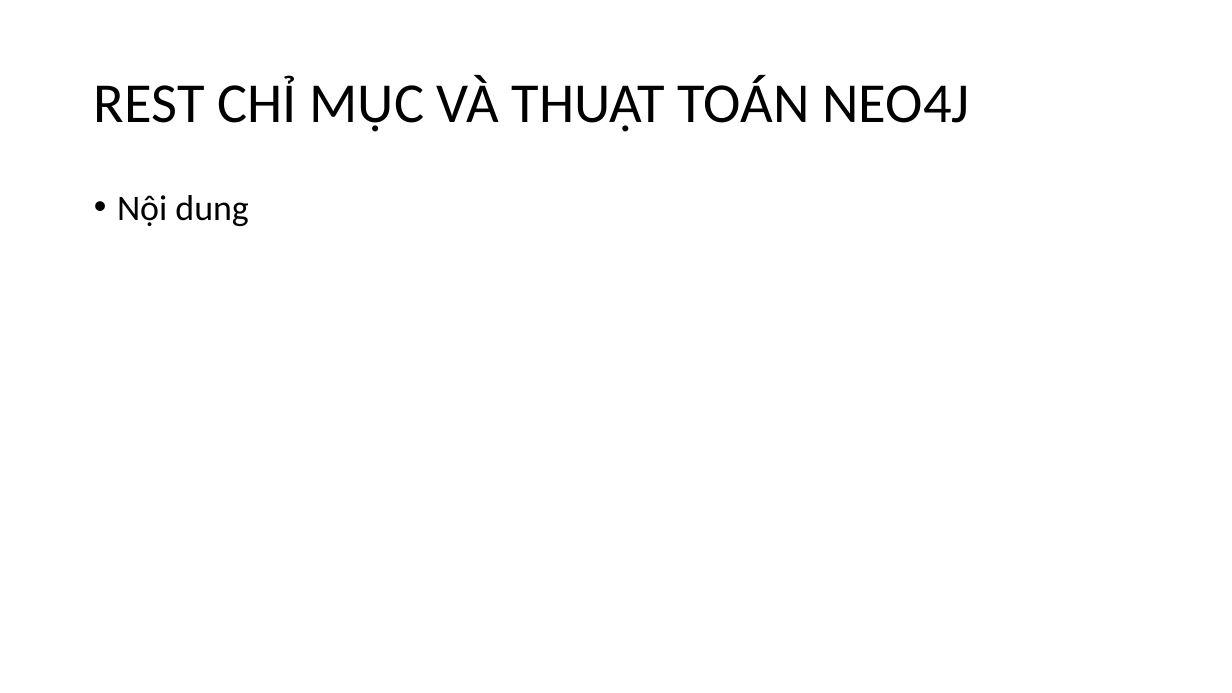
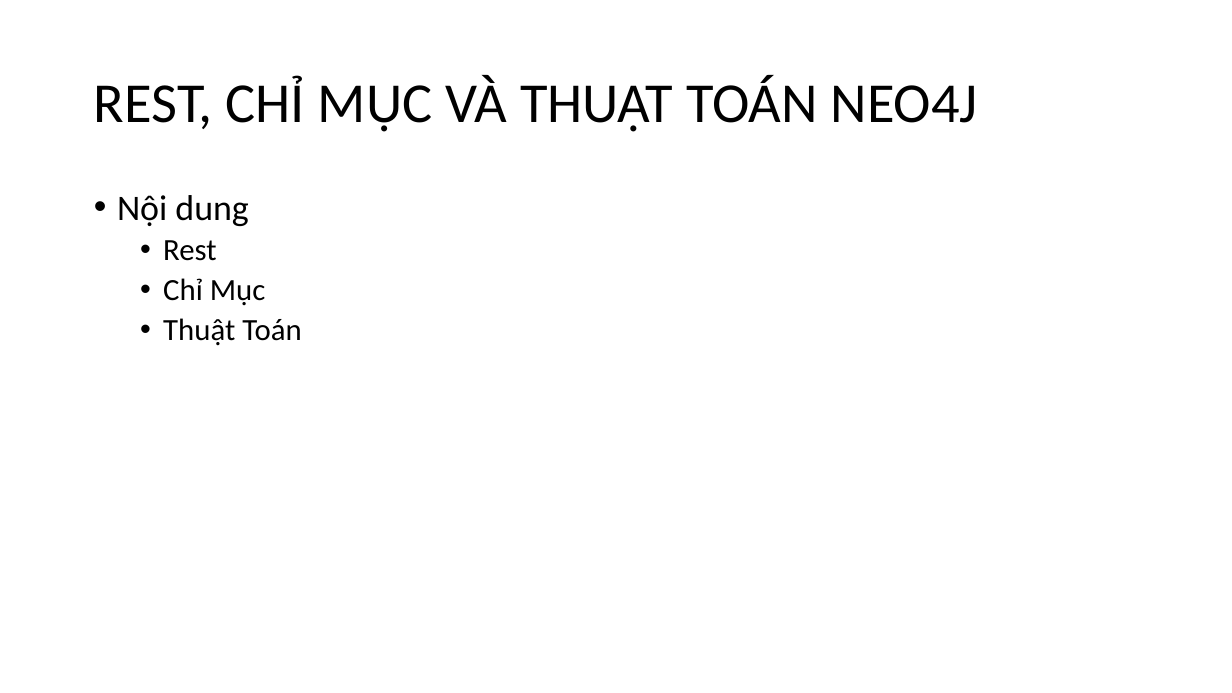
Before and after one commit to NguyenDucHoangLong/Group_4_HTTTHD, a slide deck: slide 11 of Document/Seminar/Slide_Nhóm 4.pptx. Drawn at 1232x693 pixels with LibreOffice and Linux fonts; fonts in the diff are those of the drawing. Boxes give left, top, right and bottom in pixels: in the first picture for what was removed or moved away, otherwise in the second. Text is boxed around its words. In the diff, an @@ line names an element or a change of style, - is before the commit and + after.

```diff
--- a/Document/Seminar/Slide_Nhóm 4.pptx
+++ b/Document/Seminar/Slide_Nhóm 4.pptx
@@ title at [94, 75, 978, 132]: text changed @@
-REST CHỈ MỤC VÀ THUẬT TOÁN NEO4J
+REST, CHỈ MỤC VÀ THUẬT TOÁN NEO4J
@@ text at [163, 240, 301, 346]: paragraphs added @@
+  • Rest
+  • Chỉ Mục
+  • Thuật Toán
```
Also in this commit, not shown: 1 other slide changed, 25 slides added, 1 other file.
